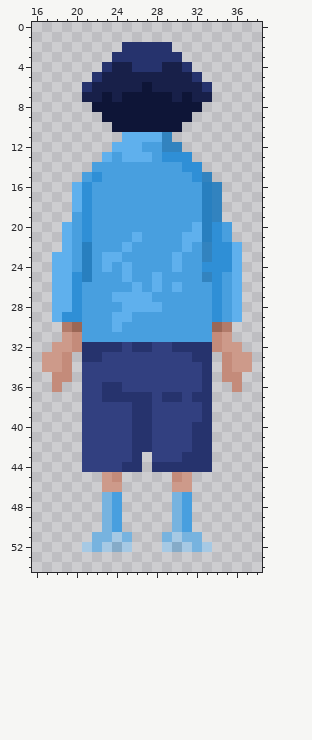
File history of a pixel-art sprite, 6.png. This is how it looked before the edit.
The file is 330x330 pixels, drawn in blocks of 6x6; one block is one cell here. Colours within 5 levels of each other are drawn and written as one. Shown: x 16..38, y 0..54.
The result:
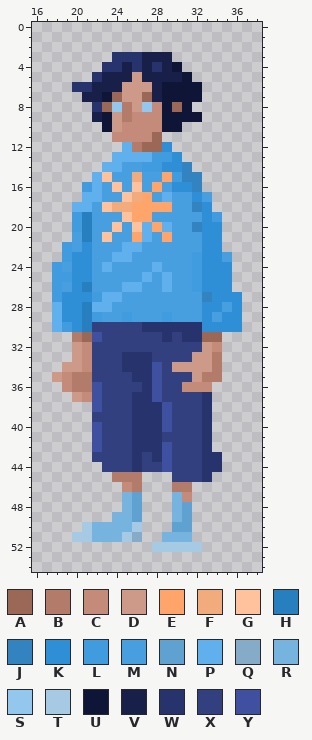
Palette (. is transparent): A #9b6756  B #b27b6a  C #c48b7a  D #cd9a8a  E #ffa46a  F #f1ab7d  G #ffc29c  H #287fbf  J #3283bf  K #2f8fd6  L #409bdf  M #489fdf  N #5fa1d1  P #5fb0ed  Q #85abc8  R #77b3df  S #94c7ed  T #a6c9e4  U #0e1537  V #182049  W #26336d  X #324080  Y #3e509f
Diff:
Changed rows in their new state; - is an unchanged pixel.
first column x 17:
 2 --------.....--------
 3 ----------VVV.-------
 4 -------W--V--U.------
 5 ---------D----U.-----
 6 ---W----DDD-UUUU.----
 7 -------ADDAV-U-U.----
 8 -----WASBDSC-A-.-----
 9 -----V-DBCCC---U-----
10 ------UDCCCC---------
11 -------CCCCA.--------
12 -------.-BAAK.-------
13 ------.P---LL-.------
14 -----.PP--LLKKJ.-----
15 ----.PG--F--ELJJ.----
16 ---.LP-G-G-E-KKJ..---
17 ---.PP--GFE-P--KM.---
18 ----P-GFFEEEE--JK.---
19 ---LH---GEE-----KL---
20 --.LH--G-GPEP--JK-.--
21 --.-H-G--EP-E-MMK-.--
22 --L-K----P----M-K-..-
23 -.LKK-M-P----M-LK-M.-
24 -LMKK---M--P-M-L---.-
25 -LL-K---M-PMP--LK-K.-
26 -LM-H---P--MPM-LK-K.-
27 -LK-KLP-MMM-----J-KK-
28 --K-HPP-MMMM----K--K-
29 ----HL-ML---L---KMKK-
30 -PLKHXXXXXWWWWWWKKKK-
31 --.BAYXXXXXXWXWWAA.--
32 -..DCXXX-XX--XXXD-..-
33 ...DCX--WWW----DDB...
34 ..DDC---WWWY-DDDDB...
35 -D-BB----WWY---DBB..-
36 -.CBBYXX--WY--CCC--.-
37 ---DCYXXX--YXX-X-----
38 ----.Y-----WY--------
39 ----.------WY--------
40 ----.Y-----WY--X-----
41 ----.Y-----W---X-----
42 ----.Y-----WY--X-----
43 ----.-----XWY-XX-W---
44 ----..--X-XXYXXX-W---
45 ------.BBB---XXXW----
46 ------..CB---BB------
47 ------..RN----C------
48 ------..RN----N------
49 ------.RRN----N------
50 ----TR-RRT---NN------
51 ---TT--RTQ---R-.-----
52 ----.....--T-T-T.----
Where, in picture pixels (left, top, right, bottom), the same in both pictures:
changed: (42, 42, 252, 552)
